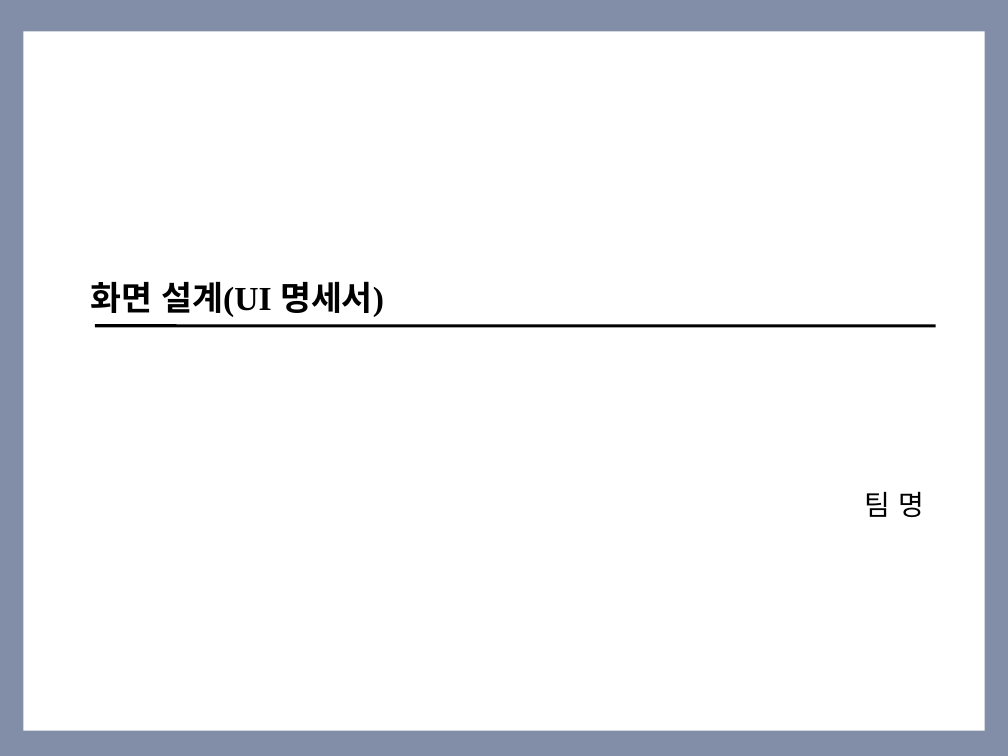
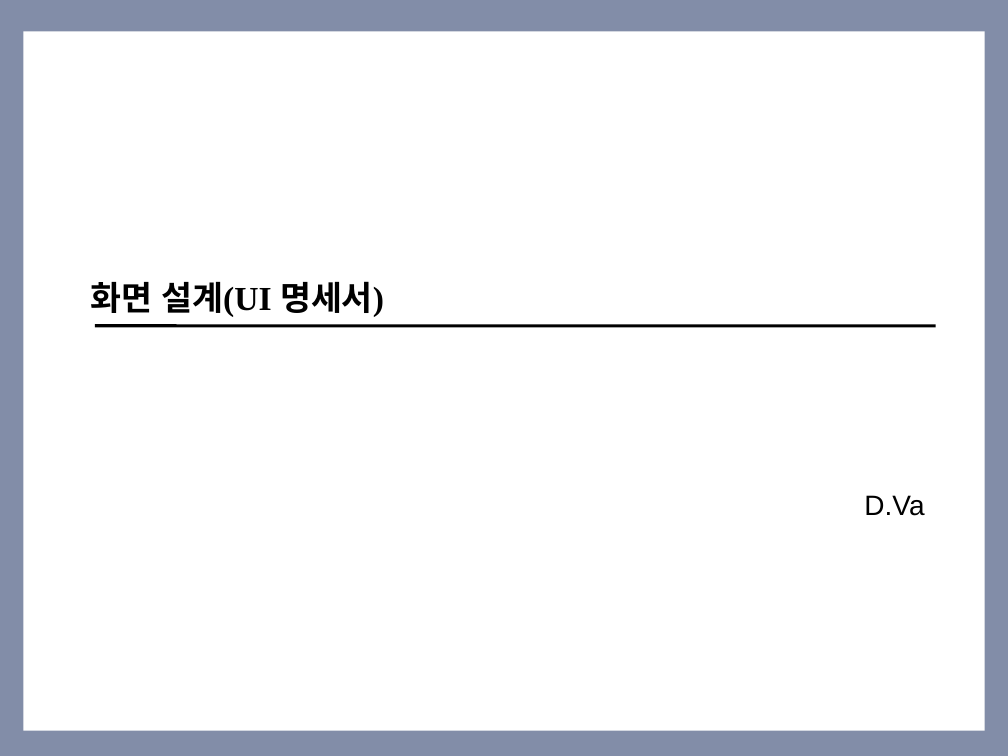
Before and after one commit to SMU-SE-Admin/2018_Capstone_D.VA_Doc, a slide deck: slide 1 of 03 설계/UI Design.pptx. Drawn at 1008x756 pixels with LibreOffice and Linux fonts; fonts in the diff are those of the drawing. Boxes give left, top, right and bottom in pixels: in the first picture for what was removed or moved away, otherwise in the second. Text is boxed around its words. In the diff, an @@ line names an element or a change of style, - is before the commit and + after.

Commit message:
#1092 Login UI 설계 추가
#1092 Login UI 설계 추가

```diff
--- a/03 설계/UI Design.pptx
+++ b/03 설계/UI Design.pptx
@@ text at bbox=[864, 495, 924, 516]: text changed @@
-팀 명
+D.Va
```
Also in this commit, not shown: 1 other slide changed, 2 slides added.
